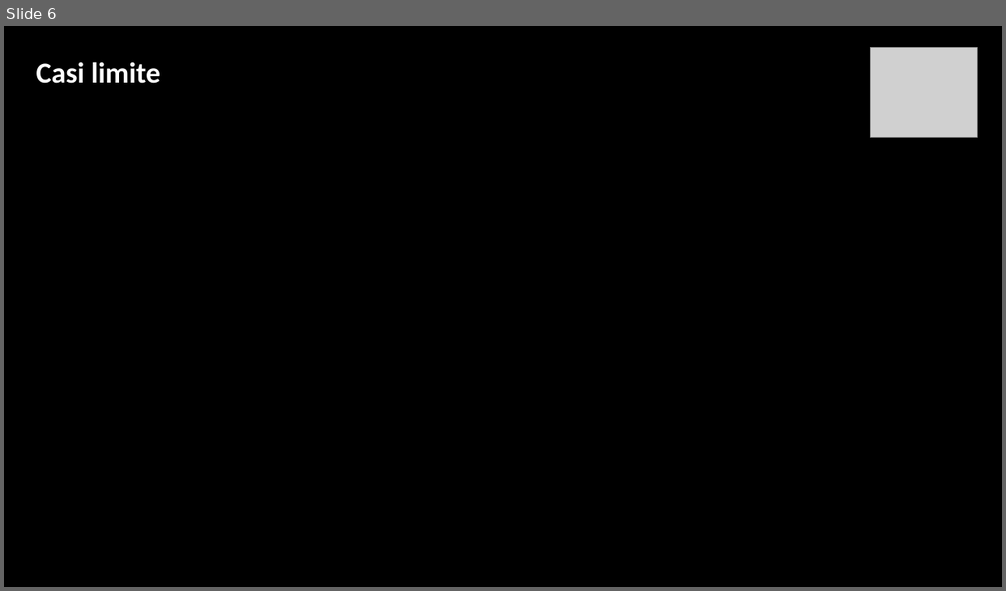
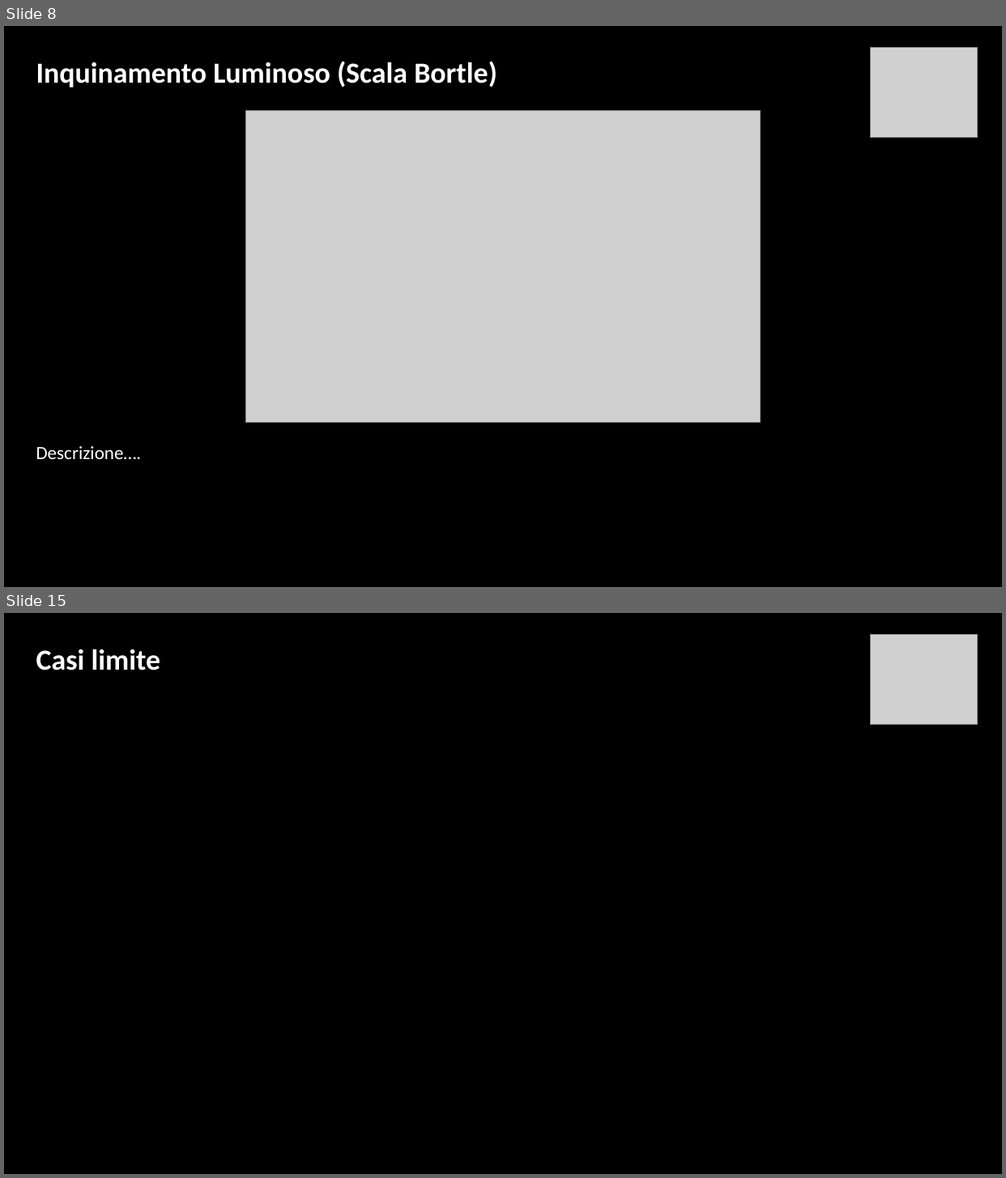
Before and after one commit to Ignazio-Emanuele-Picciche/AstrofotografiaModellistica, a slide deck: AstrofotografiaProgetto.pptx. Shown one above the other, each under a label of ours: slide 6 before the commit, slides 8 and 15 after it; the slides between them are not shown. The pictures are 1006x591 and 1006x1178 pixels, drawn with LibreOffice and Linux fonts; fonts in the diff are those of the drawing; grey boxes stand for pictures; background and template pictures are left out. Boxes give left, top, right and bottom in pixels: in the first picture for what was removed or moved away, otherwise in the second. Text is boxed around its words. In the diff, an @@ line names an element or a change of style, - is before the commit and + after.

```diff
--- a/AstrofotografiaProgetto.pptx
+++ b/AstrofotografiaProgetto.pptx
@@ slide 8 added at <box>4,26,1002,587</box>, background picture (left out) @@
@@ picture added at <box>871,48,978,138</box> @@
@@ text added at <box>36,61,497,88</box>, 28 pt, text #FFFFFF, bold @@
+Inquinamento Luminoso (Scala Bortle)
@@ picture added at <box>246,110,760,423</box> @@
@@ text added at <box>36,446,142,459</box>, 18 pt, text #FFFFFF @@
+Descrizione….
@@ what was slide 6 is now slide 15 @@
```
Also in this commit, not shown: 5 slides changed, 8 other slides added, 5 other files.
